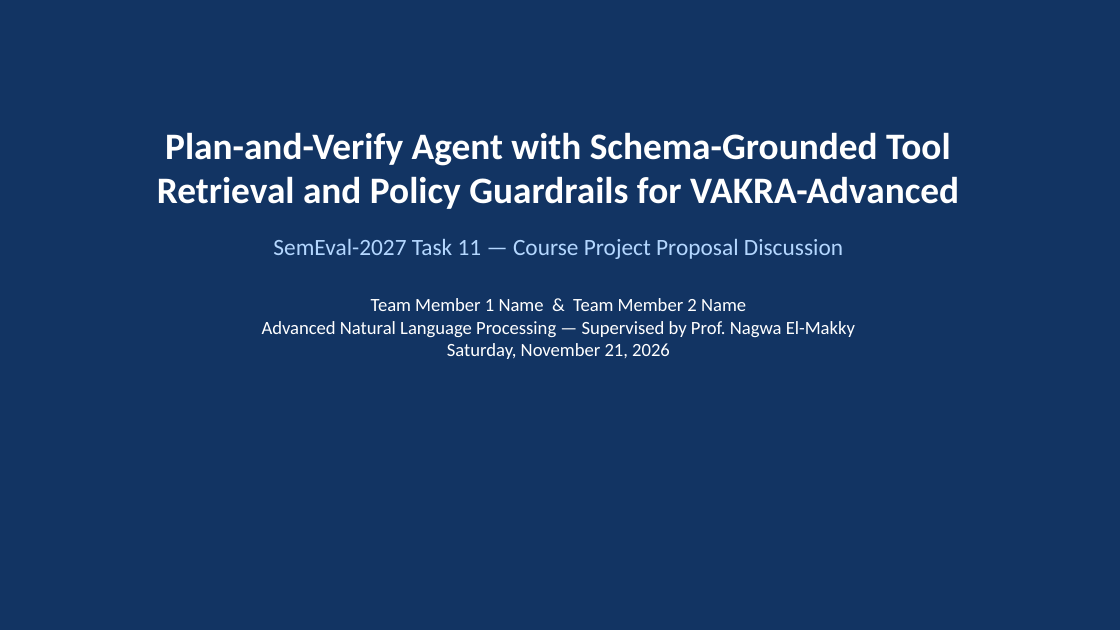
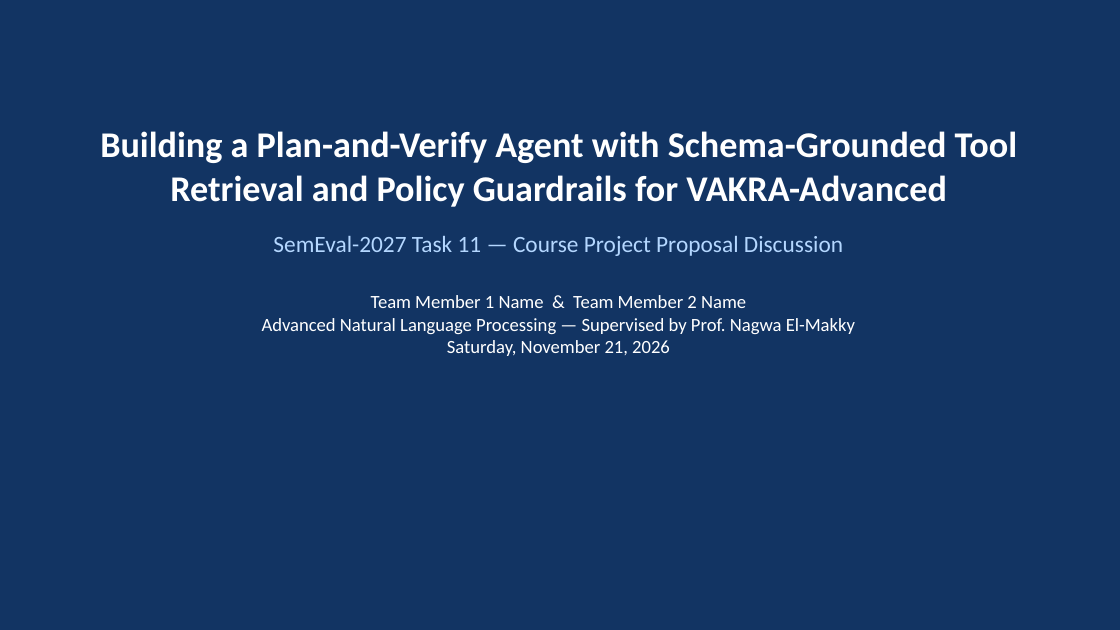
Before and after one commit to NancyHisham/SemEval-2027-Task-11-VAKRA-Advanced, a slide deck: slide 1 of Presentation_VAKRA_Nov21.pptx. Drawn at 1120x630 pixels with LibreOffice and Linux fonts; fonts in the diff are those of the drawing. Boxes give left, top, right and bottom in pixels: in the first picture for what was removed or moved away, otherwise in the second. Text is boxed around its words. In the diff, an @@ line names an element or a change of style, - is before the commit and + after.

```diff
--- a/Presentation_VAKRA_Nov21.pptx
+++ b/Presentation_VAKRA_Nov21.pptx
@@ text at box(100, 131, 1017, 207): text changed; size 32 to 31 pt @@
-Plan-and-Verify Agent with Schema-Grounded Tool Retrieval and Policy Guardrails for VAKRA-Advanced
+Building a Plan-and-Verify Agent with Schema-Grounded Tool Retrieval and Policy Guardrails for VAKRA-Advanced
```
Also in this commit, not shown: 6 other slides changed, 7 other files.
